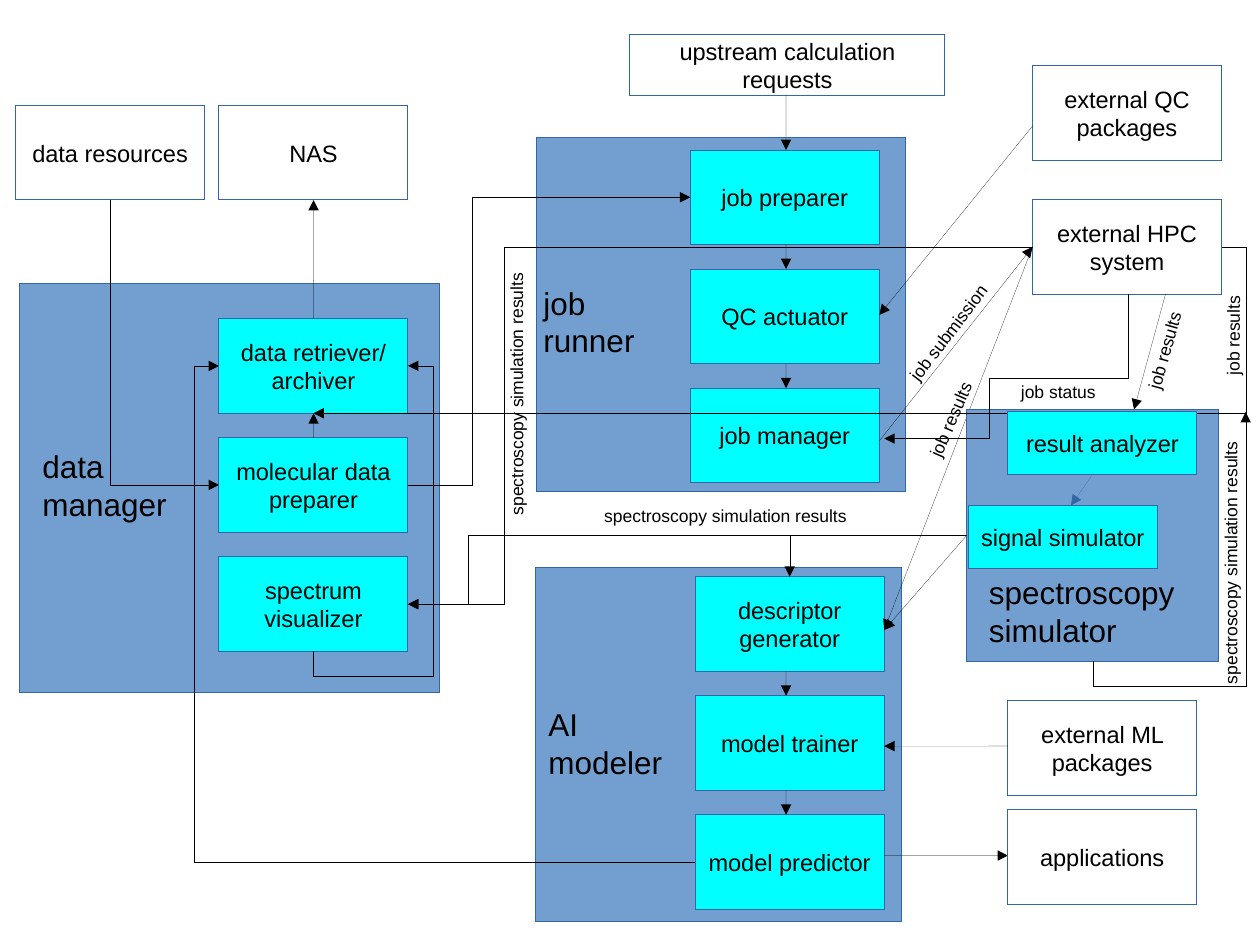
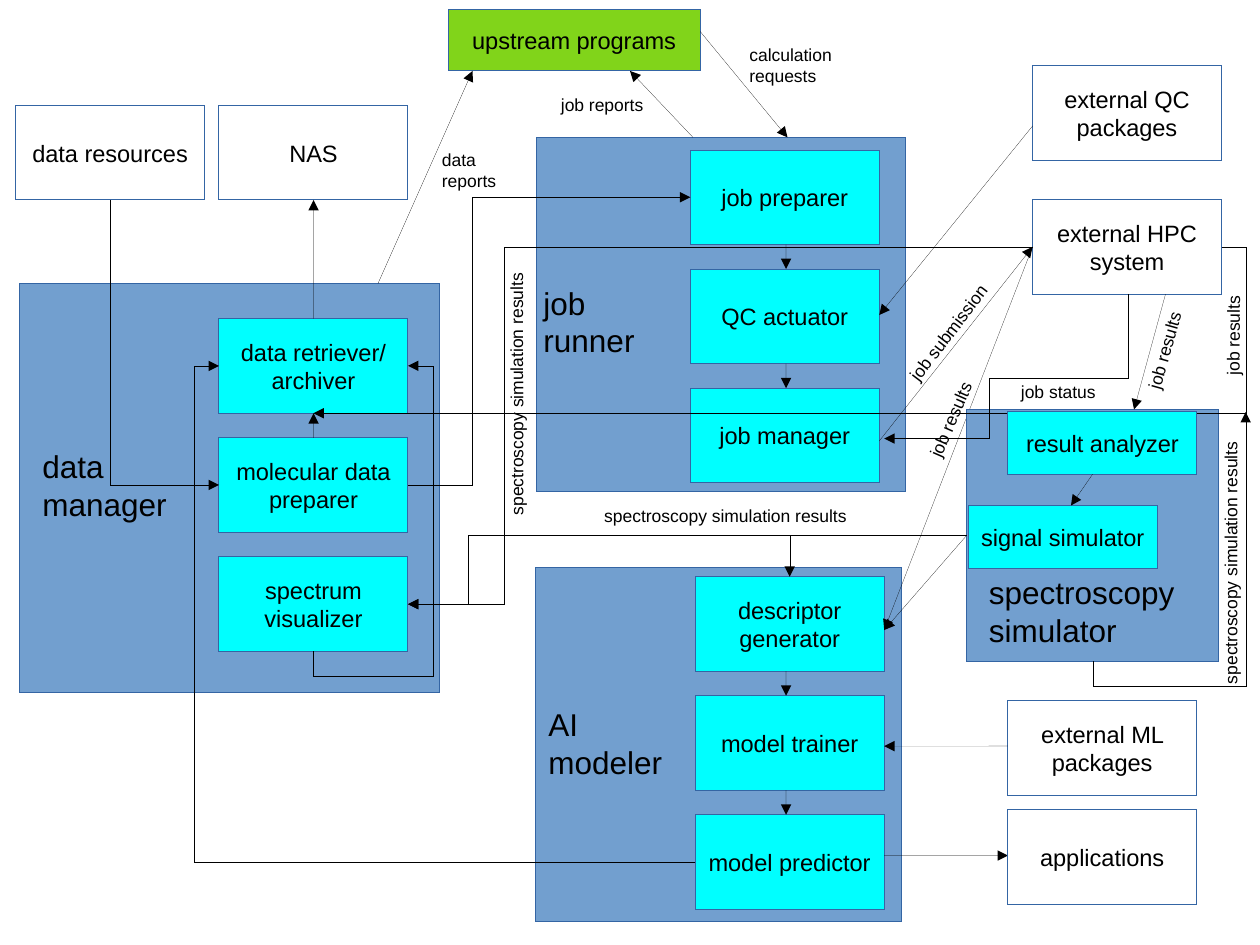
Before and after one commit to huangm29/SpecAI, a slide deck: slide 1 of SupFiles/SpecAI_struc.odp. Drawn at 1260x945 pixels with LibreOffice and Linux fonts; fonts in the diff are those of the drawing. Boxes give left, top, right and bottom in pixels: in the first picture for what was removed or moved away, otherwise in the second. Text is boxed around its words. In the diff, an @@ line names an element or a change of style, - is before the commit and + after.

```diff
--- a/SupFiles/SpecAI_struc.odp
+++ b/SupFiles/SpecAI_struc.odp
@@ rectangle added at (x1=449, y1=10, x2=701, y2=71), fill #81D41A, outline #3465A4 0 pt, 13.5 pt, text #000000 @@
+upstream programs
@@ arrow moved from (786, 94) - (786, 150) to (701, 32) - (788, 137) @@
@@ text "calculation requests" moved from (x1=630, y1=35, x2=945, y2=96) to (x1=749, y1=48, x2=831, y2=86) @@
@@ text "calculation requests" at (x1=749, y1=48, x2=831, y2=86): vertical alignment middle to top; outline #3465A4 0 pt to none @@
@@ text at (x1=749, y1=48, x2=831, y2=86): text changed; size 13.5 to 10 pt @@
-upstream calculation requests
+calculation requests
@@ arrow added from (378, 284) to (472, 71), #000000 0 pt @@
@@ arrow added from (693, 137) to (630, 71), #000000 0 pt @@
@@ text added at (x1=561, y1=98, x2=643, y2=115), 10 pt, text #000000 @@
+job reports
@@ text added at (x1=442, y1=153, x2=496, y2=191), 10 pt, text #000000 @@
+data reports
@@ arrow (1092, 474) - (1071, 505): stroke #3465A4 0 pt to #000000 0 pt @@
```
Also in this commit, not shown: 2 other files.
